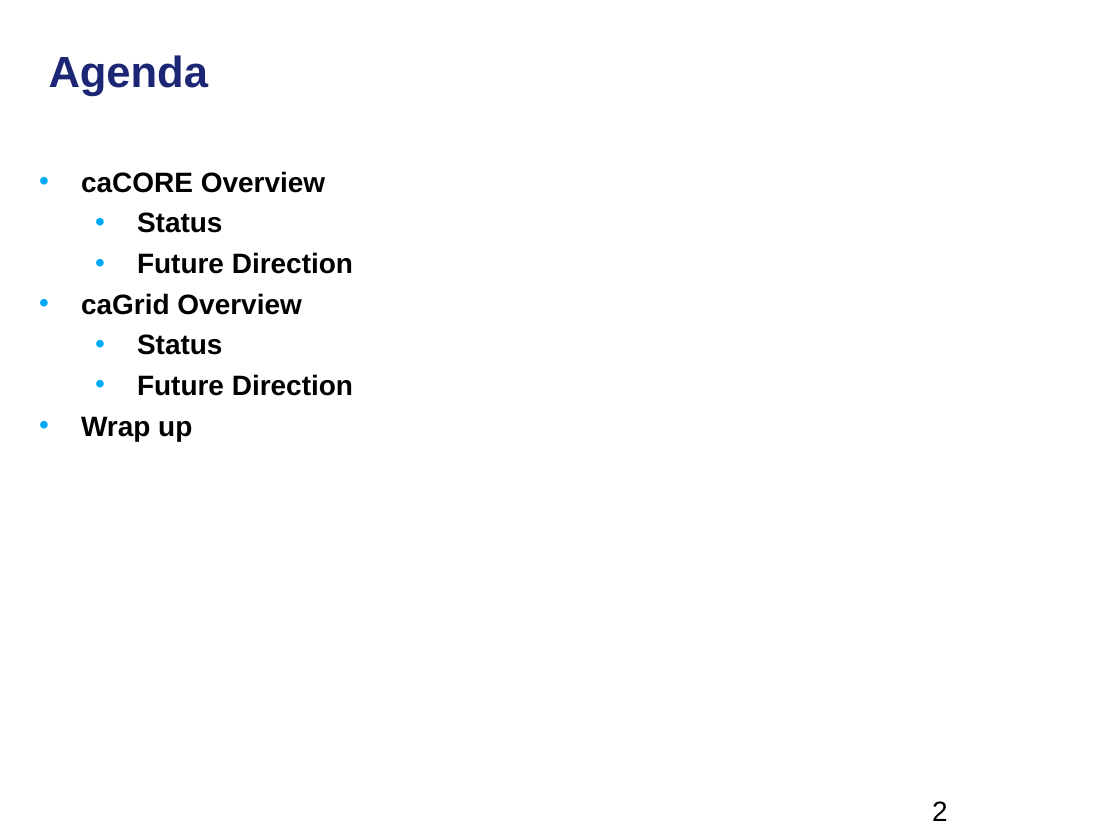
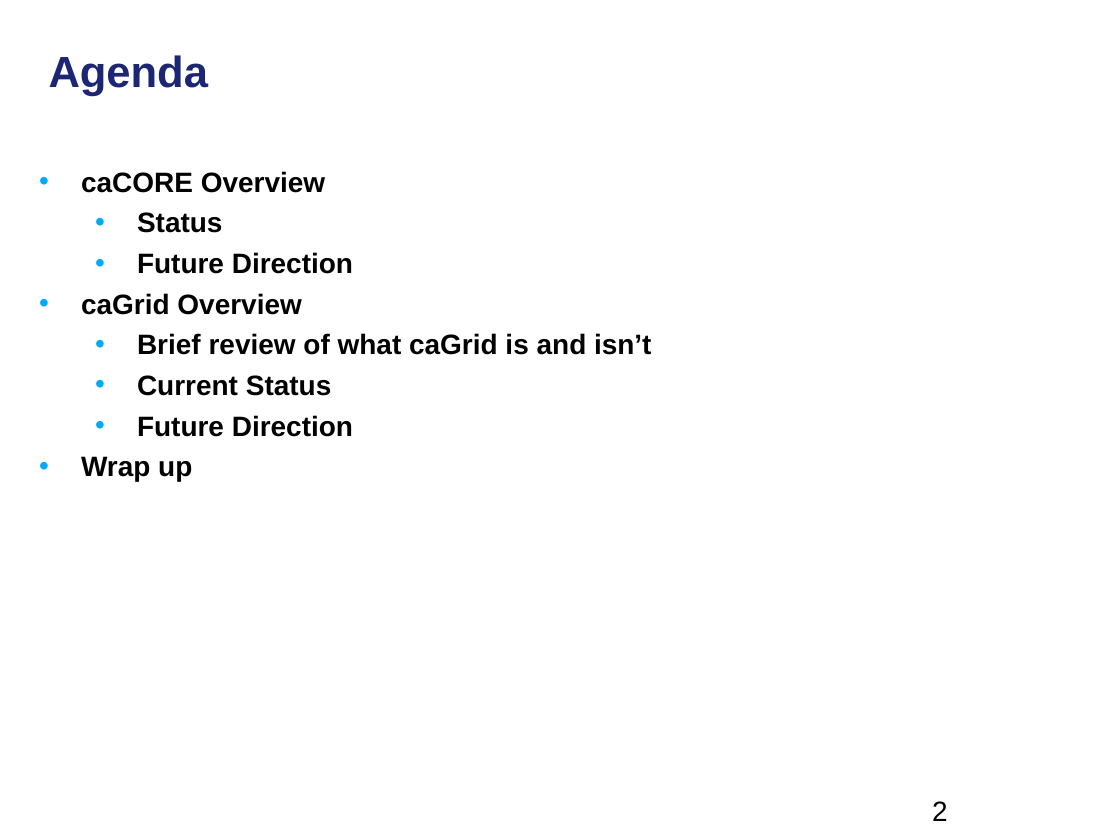
Before and after one commit to NCIP/cagrid-docs, a slide deck: slide 2 of presentations/200801_VCDE_ARCH/20080128_30_XCWS_F2F_Day2_caCORE_caGrid.ppt. Drawn at 1120x840 pixels with LibreOffice and Linux fonts; fonts in the diff are those of the drawing; background and template pictures are left out. Boxes give left, top, right and bottom in pixels: in the first picture for what was removed or moved away, otherwise in the second. Text is boxed around its words. In the diff, an @@ line names an element or a change of style, - is before the commit and + after.

```diff
--- a/presentations/200801_VCDE_ARCH/20080128_30_XCWS_F2F_Day2_caCORE_caGrid.ppt
+++ b/presentations/200801_VCDE_ARCH/20080128_30_XCWS_F2F_Day2_caCORE_caGrid.ppt
@@ text at <box>137,333,651,396</box>: text changed @@
-  • Status
+  • Brief review of what caGrid is and isn’t
+  • Current Status
```
Also in this commit, not shown: 16 slides added, 1 slide removed.
